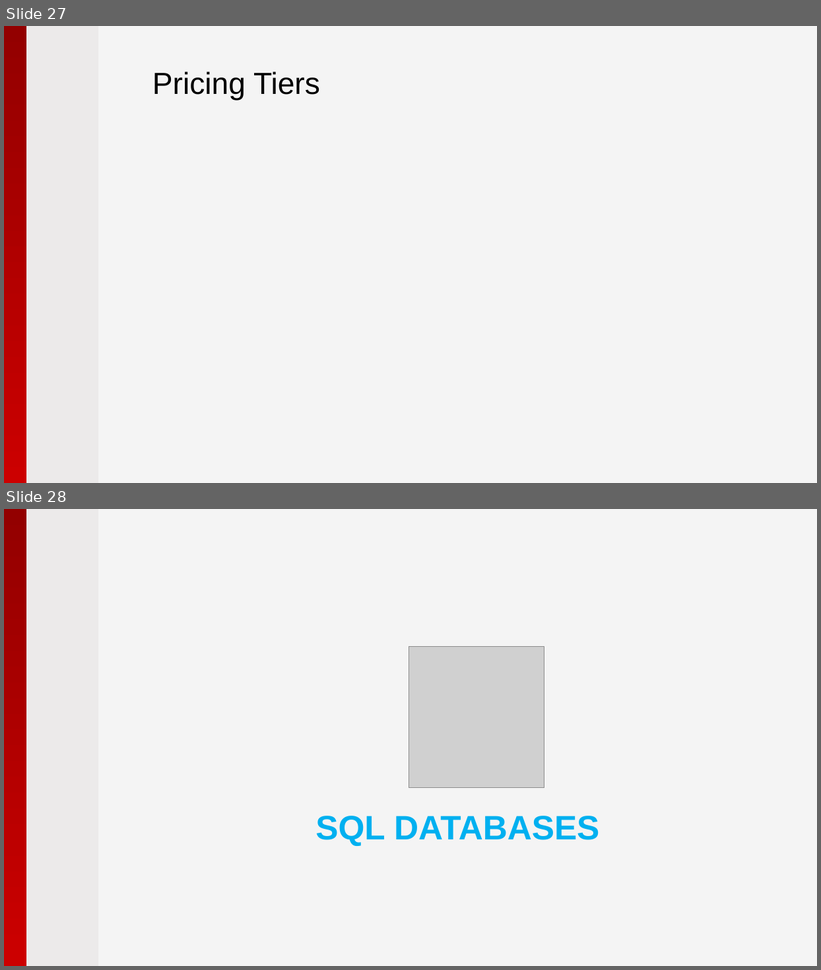
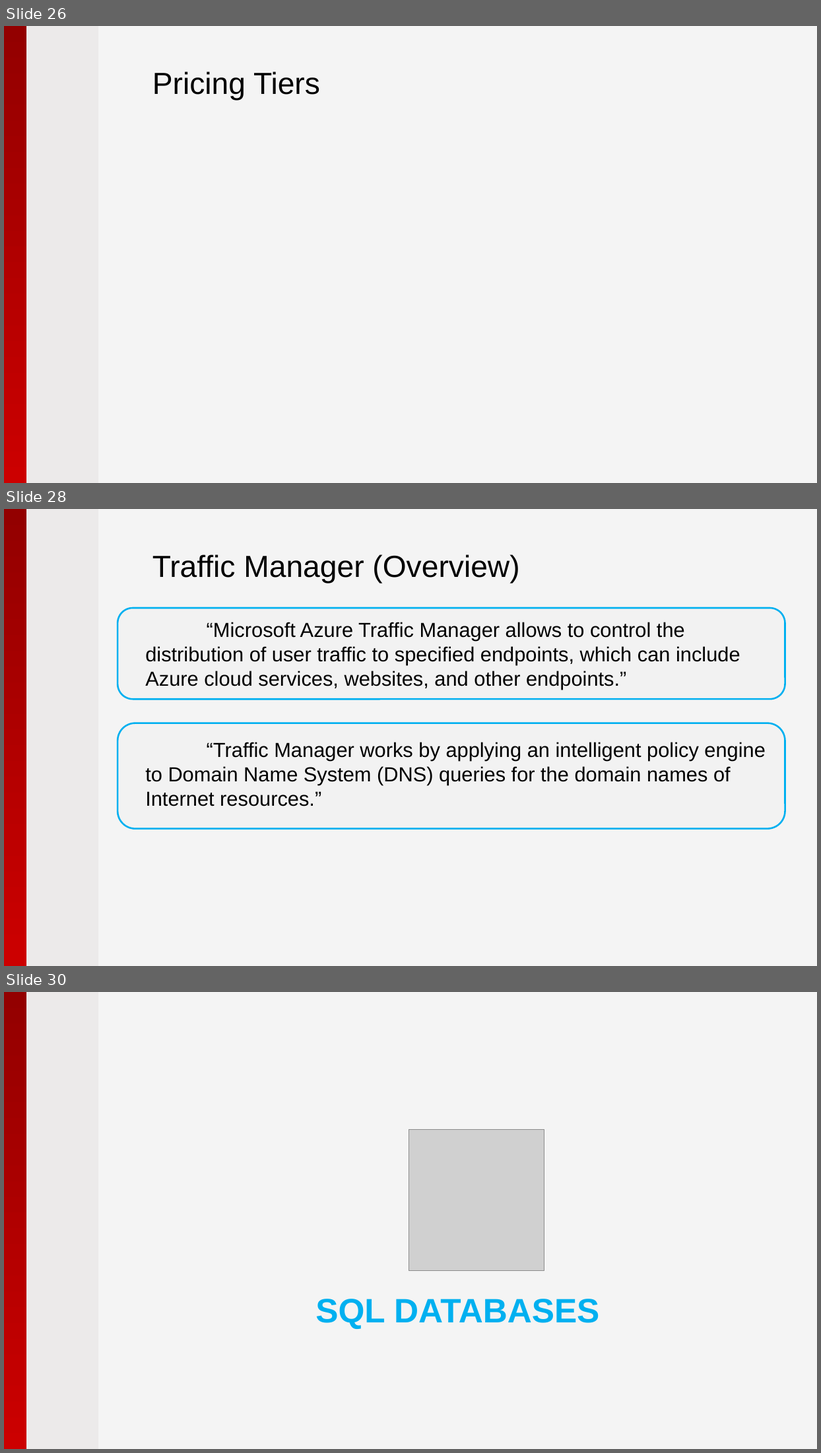
Before and after one commit to pryabov/Hackathon-2015, a slide deck: Presentation/2015 - Microsoft Azure.pptx. Shown one above the other, each under a label of ours: slides 27 and 28 before the commit, slides 26, 28 and 30 after it; the slides between them are not shown. The pictures are 821x970 and 821x1453 pixels, drawn with LibreOffice and Linux fonts; fonts in the diff are those of the drawing; grey boxes stand for pictures; background and template pictures are left out. Boxes give left, top, right and bottom in pixels: in the first picture for what was removed or moved away, otherwise in the second. Text is boxed around its words. In the diff, an @@ line names an element or a change of style, - is before the commit and + after.

Commit message:
Work with Presentation/2015 - Microsoft Azure.pptx

```diff
--- a/Presentation/2015 - Microsoft Azure.pptx
+++ b/Presentation/2015 - Microsoft Azure.pptx
@@ slide 28 added at (4, 509, 817, 966), background #F4F4F4; not listed: 2 template elements that a slide beside it also shows @@
@@ title added at (152, 555, 519, 584), 36 pt, text #000000 @@
+Traffic Manager (Overview)
@@ rounded rectangle added at (118, 608, 785, 699), fill #F2F2F2, outline #00B0F0 2 pt @@
@@ text added at (145, 622, 741, 689), 24 pt, text #000000 @@
+“Microsoft Azure Traffic Manager allows to control the distribution of user traffic to specified endpoints, which can include Azure cloud services, websites, and other endpoints.”
@@ rounded rectangle added at (118, 723, 785, 828), fill #F2F2F2, outline #00B0F0 2 pt @@
@@ text added at (145, 742, 765, 807), 24 pt, text #000000 @@
+“Traffic Manager works by applying an intelligent policy engine to Domain Name System (DNS) queries for the domain names of Internet resources.”
@@ what was slide 27 is now slide 26 @@
@@ what was slide 28 is now slide 30 @@
```
Also in this commit, not shown: 2 slides changed, 1 other slide added.
